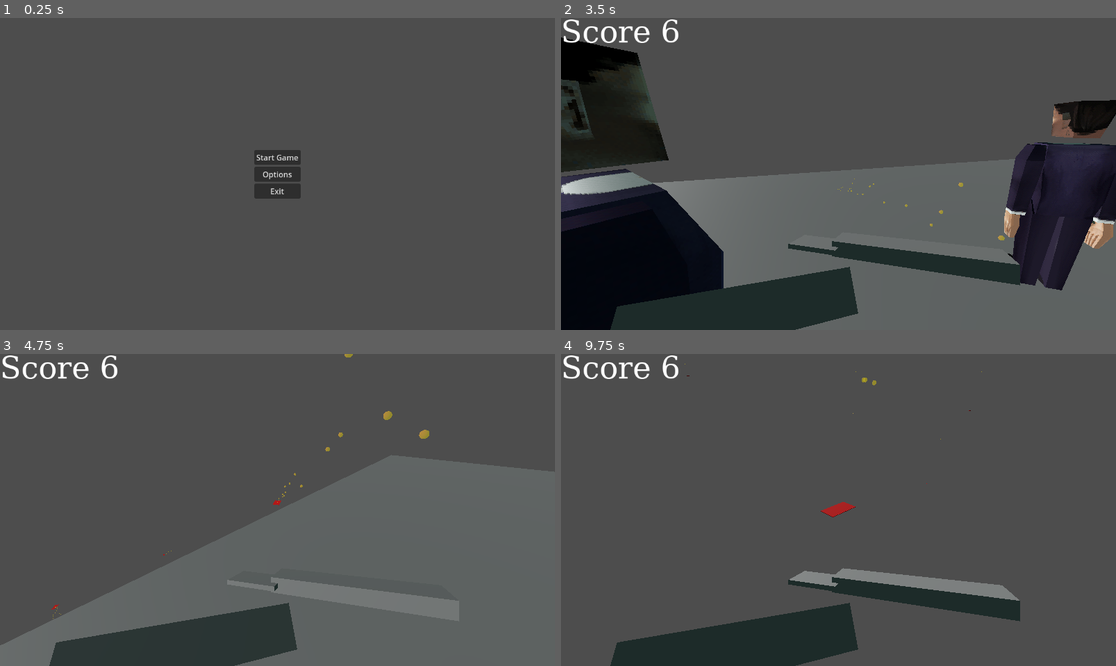
Above: before the commit, frames 1-4 (two rows, left to right).
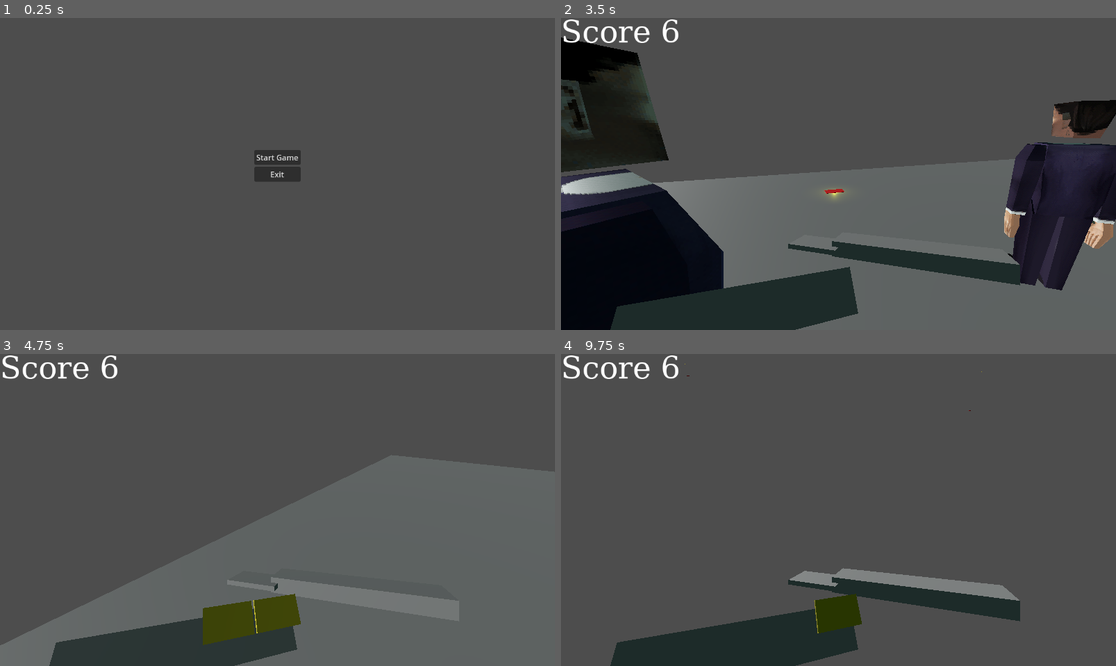
Above: after the commit, the same moments.

Repository: BlackBrad/network-ninja
Game: Godot game, scene res://scenes/main_menu.tscn
Two runs of this game, one before a commit and one after it. Both use one fixed random seed, a clock stepped at 60 frames per second and the inputs below.
Inputs (mouse positions are in pixels of both pictures, inside the frame that each line leads up to):
- Up to frame 1 (0.25 s): no input
- Up to frame 2 (3.5 s): click "Start Game" at 0.5 s; tap Enter (ui_accept) at 1.25, 1.52, 2.27 s; move the mouse to (866, 174) at 1.27 s; hold W (move_forward) from 1.28 s (still down); click (866, 174) at 1.35 s; move the mouse to (810, 174) at 2.02 s; click (810, 174) at 2.1 s; move the mouse to (849, 167) at 2.77 s; click (849, 167) at 2.85 s
- Up to frame 3 (4.75 s): keep holding W (move_forward); move the mouse to (271, 516) at 3.52 s; click (271, 516) at 3.6 s; tap Enter (ui_accept) at 3.77, 4.52 s; move the mouse to (316, 513) at 4.27 s; click (316, 513) at 4.35 s
- Up to frame 4 (9.75 s): move the mouse to (794, 506) at 5.02 s; click (794, 506) at 5.1 s; tap Enter (ui_accept) at 5.27, 6.77, 7.25, 7.52, 8, 8.27, 8.75, 9.5 s; move the mouse to (844, 510) at 5.77 s; click (844, 510) at 5.85 s; move the mouse to (816, 503) at 6.52 s; release W (move_forward) at 6.53 s; hold D (move_right) 6.53-7.28 s; click (816, 503) at 6.6 s; move the mouse to (866, 510) at 7.27 s; hold W (move_forward) 7.28-9.53 s; click (866, 510) at 7.35 s; move the mouse to (810, 510) at 8.02 s; click (810, 510) at 8.1 s; move the mouse to (849, 503) at 8.77 s; click (849, 503) at 8.85 s; move the mouse to (832, 516) at 9.52 s; hold A (move_left) from 9.53 s (still down); click (832, 516) at 9.6 s

The runs differ from the first frame. In frame 1, 0.4% of the frame differs, in the area x 45-55%, y 49-58%; in frame 2, 0.1%; in frame 3, 2.0%, in the area x 9-78%, y 0-94%; in frame 4, 1.0%.

Commit message:
Add card pickups

Diff:
--- /dev/null
+++ b/scenes/business_card_pickup.tscn
@@ -0,0 +1,62 @@
+[gd_scene load_steps=7 format=3 uid="uid://dobw6bd0pn5uq"]
+
+[ext_resource type="Script" path="res://scripts/business_card_pickup.gd" id="1_exwbm"]
+
+[sub_resource type="StandardMaterial3D" id="StandardMaterial3D_8uu0b"]
+albedo_color = Color(1, 0, 0, 1)
+
+[sub_resource type="BoxMesh" id="BoxMesh_me62c"]
+material = SubResource("StandardMaterial3D_8uu0b")
+
+[sub_resource type="StandardMaterial3D" id="StandardMaterial3D_u6pfb"]
+billboard_mode = 3
+particles_anim_h_frames = 1
+particles_anim_v_frames = 1
+particles_anim_loop = false
+
+[sub_resource type="QuadMesh" id="QuadMesh_fyke7"]
+material = SubResource("StandardMaterial3D_u6pfb")
+size = Vector2(0.1, 0.1)
+
+[sub_resource type="SphereShape3D" id="SphereShape3D_py2di"]
+radius = 0.4
+
+[node name="BusinessCardPickup" type="Area3D"]
+script = ExtResource("1_exwbm")
+
+[node name="Mesh" type="MeshInstance3D" parent="."]
+transform = Transform3D(0.499931, 0, -0.00460434, 0, 0.005, 0, 0.00828119, 0, 0.277962, 0, 0, 0)
+mesh = SubResource("BoxMesh_me62c")
+skeleton = NodePath("")
+
+[node name="CPUParticles3D" type="CPUParticles3D" parent="Mesh"]
+visible = false
+mesh = SubResource("QuadMesh_fyke7")
+emission_shape = 6
+emission_ring_axis = Vector3(0, 0, 1)
+emission_ring_height = 1.0
+emission_ring_radius = 1.0
+emission_ring_inner_radius = 0.0
+direction = Vector3(0, 1, 0)
+spread = 113.1
+initial_velocity_min = 0.5
+initial_velocity_max = 1.5
+angular_velocity_min = -233.01
+angular_velocity_max = 350.77
+scale_amount_min = 0.1
+scale_amount_max = 175.83
+hue_variation_min = -0.7
+hue_variation_max = 0.32
+
+[node name="OmniLight3D" type="OmniLight3D" parent="Mesh"]
+light_color = Color(0.905882, 0.901961, 0.211765, 1)
+distance_fade_enabled = true
+distance_fade_begin = 20.0
+distance_fade_length = 5.0
+omni_range = 1.0
+
+[node name="CollisionShape3D" type="CollisionShape3D" parent="."]
+transform = Transform3D(1, 0, 0, 0, 1, 0, 0, 0, 1, 0, 0.4, 0)
+shape = SubResource("SphereShape3D_py2di")
+
+[connection signal="body_entered" from="." to="." method="_on_body_entered"]
--- a/scenes/main_menu.tscn
+++ b/scenes/main_menu.tscn
@@ -34,6 +34,7 @@
 text = "Start Game"
 
 [node name="OptionButton" type="Button" parent="MenuController/MainMenuContainer"]
+visible = false
 layout_mode = 2
 text = "Options"
 
--- a/scenes/player.tscn
+++ b/scenes/player.tscn
@@ -1,13 +1,13 @@
 [gd_scene load_steps=5 format=3 uid="uid://dd7n7yllnkgkt"]
 
 [ext_resource type="Script" path="res://scripts/player.gd" id="1_1wvgp"]
-[ext_resource type="PackedScene" uid="uid://diwkxjj7yh8gi" path="res://scenes/business_card_view_model.tscn" id="2_cvu7a"]
+[ext_resource type="PackedScene" uid="uid://bl5jlte0tuf3e" path="res://scenes/business_card_view_model.tscn" id="2_cvu7a"]
 
 [sub_resource type="CapsuleShape3D" id="CapsuleShape3D_idvwt"]
 
 [sub_resource type="BoxMesh" id="BoxMesh_b6808"]
 
-[node name="Player" type="CharacterBody3D"]
+[node name="Player" type="CharacterBody3D" groups=["player"]]
 script = ExtResource("1_1wvgp")
 
 [node name="player" type="Node3D" parent="."]
--- a/scenes/test_level.tscn
+++ b/scenes/test_level.tscn
@@ -1,9 +1,8 @@
-[gd_scene load_steps=10 format=3 uid="uid://dcp57wnxwqpe2"]
+[gd_scene load_steps=9 format=3 uid="uid://dcp57wnxwqpe2"]
 
 [ext_resource type="PackedScene" uid="uid://dwtb7l5ft0omk" path="res://scenes/hud.tscn" id="1_tntyl"]
 [ext_resource type="PackedScene" uid="uid://dd7n7yllnkgkt" path="res://scenes/player.tscn" id="1_wn24y"]
 [ext_resource type="PackedScene" uid="uid://cy3ros6x4injp" path="res://scenes/atendee.tscn" id="2_0xd3t"]
-[ext_resource type="PackedScene" uid="uid://1ne1yvouw68r" path="res://scenes/business_card.tscn" id="3_mvisn"]
 [ext_resource type="AudioStream" uid="uid://cl1de75dcn4st" path="res://audio/music/8bit Bossa-distored.mp3" id="4_h6h16"]
 [ext_resource type="Script" path="res://scripts/Audio.gd" id="5_odctq"]
 [ext_resource type="AudioStream" uid="uid://chft6fpi5hr4" path="res://audio/music/Dark-Intro-distorted-speedup-16.mp3" id="5_xmq4a"]
@@ -70,9 +69,6 @@
 [node name="Atendee8" parent="." instance=ExtResource("2_0xd3t")]
 transform = Transform3D(1, 0, 0, 0, 1, 0, 0, 0, 1, 14.6316, 2, -7)
 
-[node name="BusinessCard" parent="." instance=ExtResource("3_mvisn")]
-transform = Transform3D(1, 0, 0, 0, 1, 0, 0, 0, 1, -2.96033, 2.02865, -5.99932)
-
 [node name="Audio" type="Node" parent="." groups=["audio"]]
 script = ExtResource("5_odctq")
 
--- a/scripts/business_card.gd
+++ b/scripts/business_card.gd
@@ -1,4 +1,6 @@
 extends Area3D
+
+var pickup_prefab = preload("res://scenes/business_card_pickup.tscn")
 
 const GRAVITY = 3.0
 const FRICTION = 0.1
@@ -36,5 +38,14 @@
 		if not body.is_networked:
 			print("hit attendee")
 			get_node("/root/ScoringSystem").add_card_flight_time(_flight_time * max(acceleration.length() * 5, 1))
-			queue_free()
 			body.set_is_networked(true)
+	else:
+		pickup_prefab.instantiate()
+		# FIXME: Don't hard-code this, need to spawn the nodes under something in all our levels
+		var root = get_node("/root/test_level")
+		# TODO: Do we need to look at pooling these for perf
+		var instance = pickup_prefab.instantiate()
+		root.add_child(instance)
+		instance.global_position = global_position
+
+	queue_free()
--- /dev/null
+++ b/scripts/business_card_pickup.gd
@@ -0,0 +1,19 @@
+extends Area3D
+
+var t = 0.0
+@export var amplitude = 0.4
+@export var frequency = 1.5
+
+func _process(delta):
+	# Sin wave bob
+	var mesh = $Mesh
+	mesh.position.y = amplitude * (1.0 - cos(frequency * t))
+	t += delta
+
+
+func _on_body_entered(body):
+	if body.is_in_group("player"):
+		# TODO: Give player card back?
+		print("picked up business card")
+		body.pickup_card(1)
+		queue_free()
--- a/scripts/player.gd
+++ b/scripts/player.gd
@@ -99,3 +99,11 @@
 				child.set_business_card_type(card_type)
 
 	hand = new_hand
+
+func pickup_card(card_type):
+	# Find first 0 slot in hand
+	var index = hand.find(0)
+	if index >= 0:
+		var new_hand = hand
+		new_hand[index] = card_type
+		update_hand(new_hand)
Not shown: 1 places in scenes/business_card.tscn that only renumber resources
